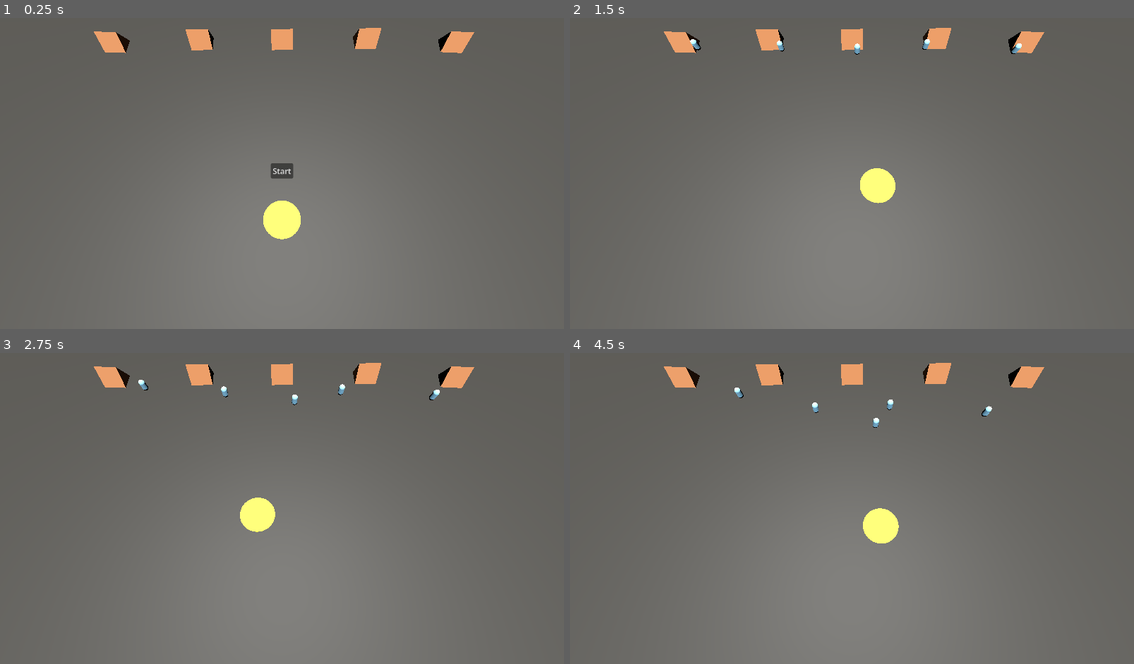
Above: before the commit, frames 1-4 (two rows, left to right).
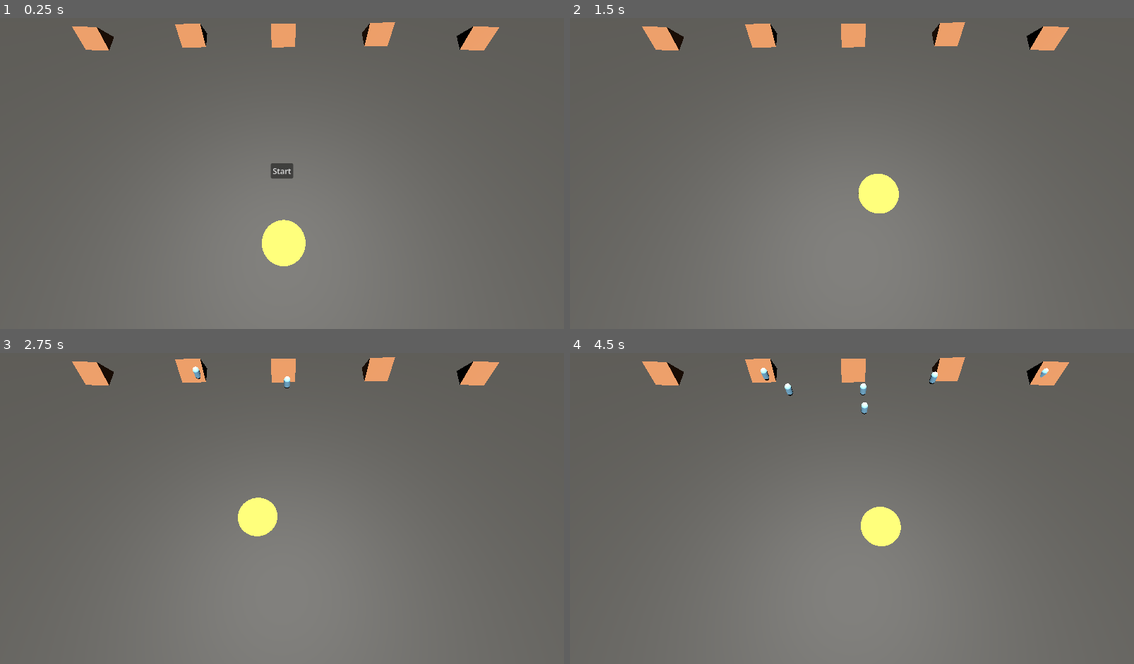
Above: after the commit, the same moments.

Repository: KgHtetNaing/sun_is_watching
Game: Godot game, scene res://scenes/main_scene.tscn
Two runs of this game, one before a commit and one after it. Both use one fixed random seed, a clock stepped at 60 frames per second and the inputs below. The engine's default icon, where the game draws it, is replaced by a stand-in: a white triangle on a blue panel in a dark square.
Inputs (mouse positions are in pixels of both pictures, inside the frame that each line leads up to):
- Up to frame 1 (0.25 s): no input
- Up to frame 2 (1.5 s): click "Start" at 0.5 s; tap Enter (ui_accept) at 1.25 s; move the mouse to (976, 154) at 1.27 s
- Up to frame 3 (2.75 s): tap Enter (ui_accept) at 1.52, 2.27 s; move the mouse to (169, 520) at 2.02 s
- Up to frame 4 (4.5 s): move the mouse to (908, 436) at 2.77 s; move the mouse to (823, 567) at 3.52 s; tap Enter (ui_accept) at 3.77 s; move the mouse to (1021, 552) at 4.27 s

The runs differ from the first frame. In frame 1, 2.9% of the frame differs, in the area x 12-89%, y 1-80%; in frame 2, 2.3%; in frame 3, 2.3%; in frame 4, 2.4%.

Commit message:
spawn timer

Diff:
--- a/scenes/homes.tscn
+++ b/scenes/homes.tscn
@@ -16,3 +16,9 @@
 person_scene = ExtResource("2_wlbe3")
 
 [node name="spawnPoint" type="Marker3D" parent="." unique_id=1634484428]
+
+[node name="spawn_timer" type="Timer" parent="." unique_id=2012562378]
+wait_time = 0.342
+autostart = true
+
+[connection signal="timeout" from="spawn_timer" to="." method="_on_spawn_timer_timeout"]
--- a/scenes/main_scene.tscn
+++ b/scenes/main_scene.tscn
@@ -48,7 +48,7 @@
 one_shot = true
 
 [node name="Camera3D" type="Camera3D" parent="." unique_id=704493747]
-transform = Transform3D(1, 0, 0, 0, 0.28911537, 0.9572942, 0, -0.9572942, 0.28911537, 0, 30.998795, 13.381229)
+transform = Transform3D(1, 0, 0, 0, 0.28911537, 0.9572942, 0, -0.9572942, 0.28911537, -0.2062149, 27.689829, 10.394953)
 current = true
 
 [node name="DirectionalLight3D" type="DirectionalLight3D" parent="." unique_id=2018347354]
--- a/scripts/homes.gd
+++ b/scripts/homes.gd
@@ -1,14 +1,16 @@
 extends MeshInstance3D
 
 @onready var spawn_point = $spawnPoint
+@onready var spawn_timer = $spawn_timer
 @export var person_scene : PackedScene
 
 
 
 func _ready():
-	while true:
-		spawn_person()
-		await get_tree().create_timer(5).timeout
+	spawn_timer.wait_time = randf_range(1.0 , 6.0)
+	spawn_timer.start()
+
+
 
 func spawn_person():
 	var person = person_scene.instantiate()
@@ -16,3 +18,11 @@
 	get_parent().add_child.call_deferred(person)
 	person.global_position = spawn_point.global_position
 	person.home_position = spawn_point.global_position
+
+
+
+
+
+func _on_spawn_timer_timeout() -> void:
+	spawn_person()
+	spawn_timer.wait_time = randf_range(1.0 , 6.0)
